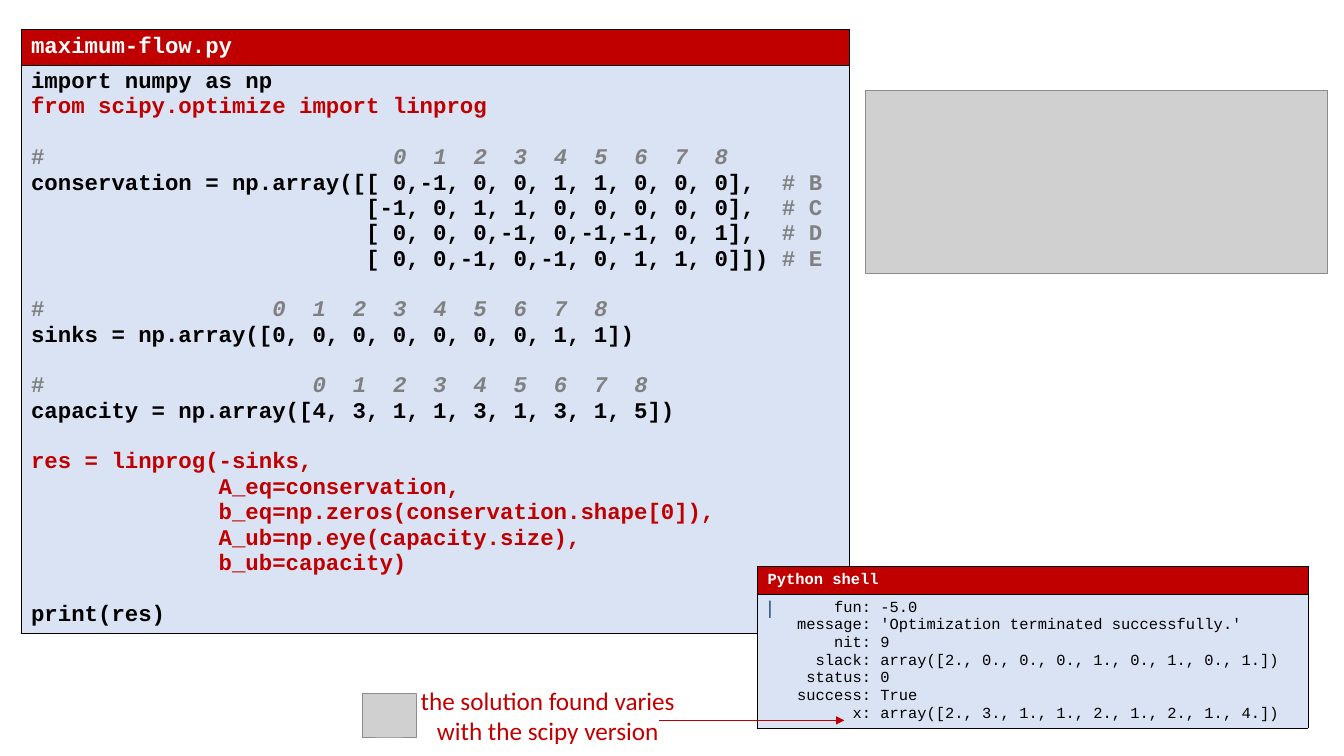
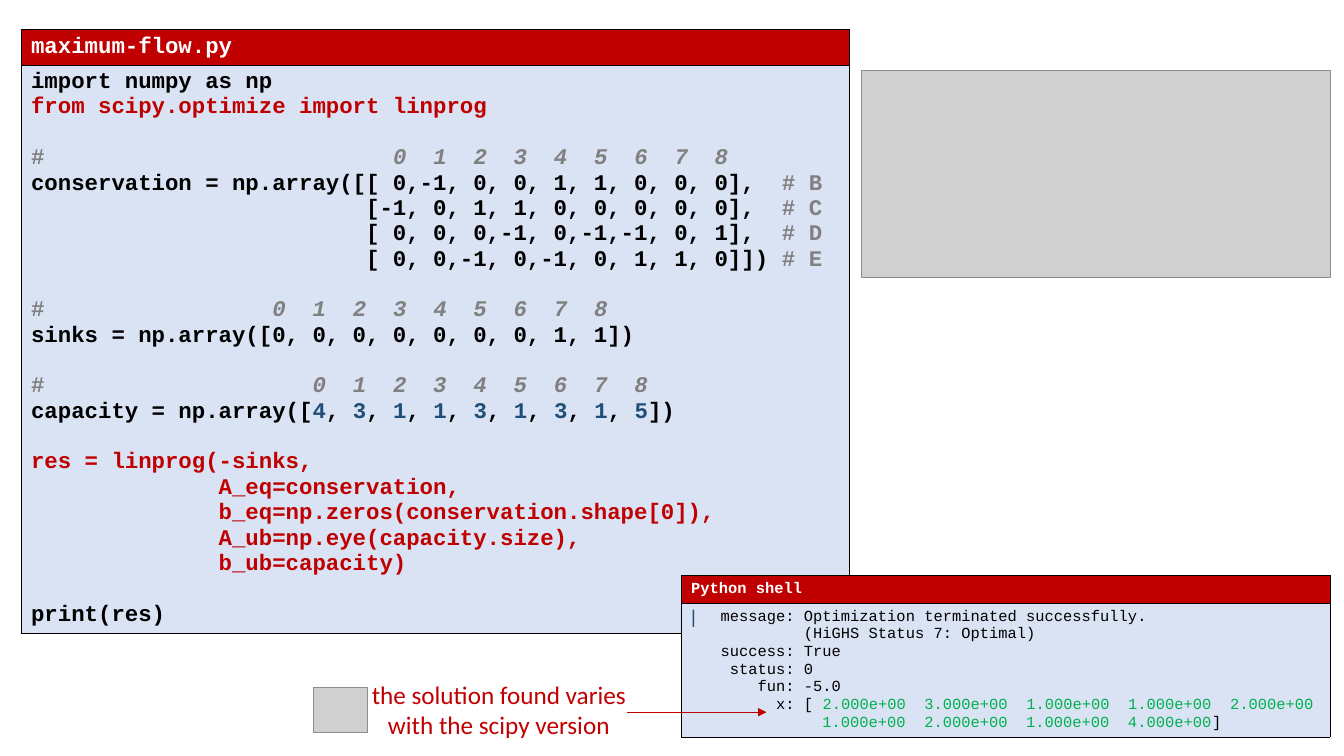
Before and after one commit to gsbrodal/gsbrodal.github.io, a slide deck: slide 23 of ipsa/slides/linear_programming.pptx (slide 22 before the commit). Drawn at 1344x756 pixels with LibreOffice and Linux fonts; fonts in the diff are those of the drawing; grey boxes stand for pictures. Boxes give left, top, right and bottom in pixels: in the first picture for what was removed or moved away, otherwise in the second. Text is boxed around its words. In the diff, an @@ line names an element or a change of style, - is before the commit and + after.

```diff
--- a/ipsa/slides/linear_programming.pptx
+++ b/ipsa/slides/linear_programming.pptx
@@ table at [21, 29, 850, 667] @@
@@ text colour #000000 to #1F4E79 in "np.array([4, 3, 1, 1, 3, 1, 3, ..." @@
@@ picture: place and size @@
-picture at [866, 91, 1328, 273]
+picture at [862, 71, 1331, 277]
@@ table at [682, 576, 1331, 744] @@
-row 2, column 1: fun: -5.0 message: 'Optimization terminated successfully.' nit: 9 slack: array([2., 0., 0., 0., 1., 0., 1., 0., 1.]) status: 0 success: True x: array([2., 3., 1., 1., 2., 1., 2., 1., 4.])
+row 2, column 1: message: Optimization terminated successfully. (HiGHS Status 7: Optimal) success: True status: 0 fun: -5.0 x: [ 2.000e+00 3.000e+00 1.000e+00 1.000e+00 2.000e+00 1.000e+00 2.000e+00 1.000e+00 4.000e+00]
@@ table: place and size @@
-table at [758, 567, 1309, 735]
+table at [682, 576, 1331, 744]
@@ picture: place and size @@
-picture at [363, 694, 416, 738]
+picture at [314, 688, 367, 732]
@@ text "the solution found varies with ...": place and size @@
-text "the solution found varies with ..." at [421, 692, 675, 744]
+text "the solution found varies with ..." at [372, 686, 626, 738]
@@ arrow moved from (845, 721) - (659, 721) to (766, 713) - (627, 713) @@
```
Also in this commit, not shown: 15 other slides changed, 3 slides added, 1 slide removed, 4 other files.
